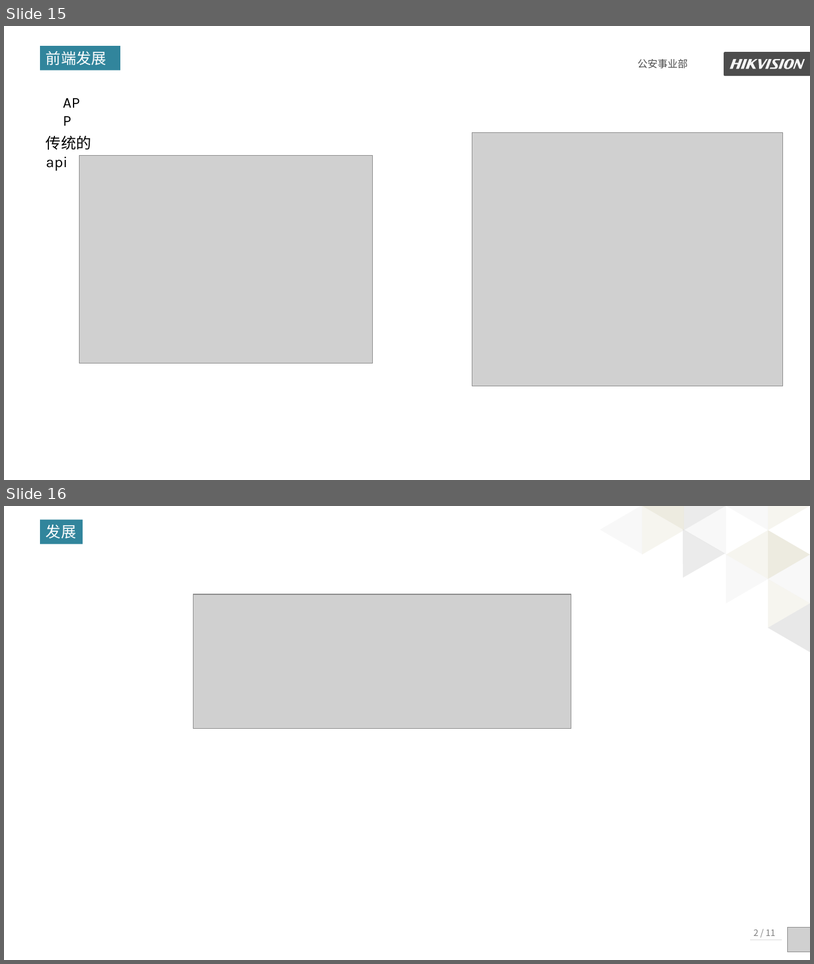
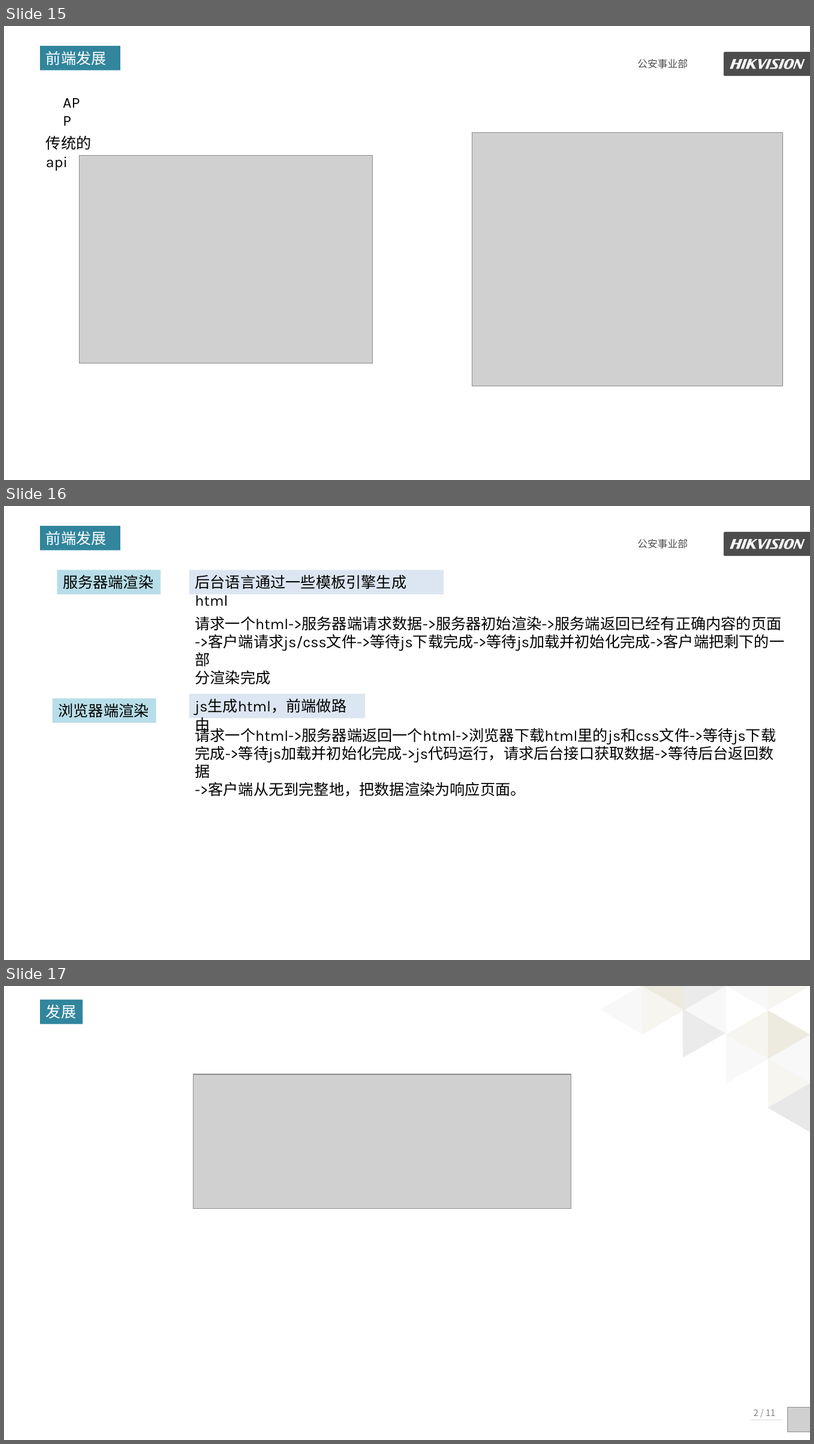
Before and after one commit to kaisajiang/Vue-Classroom, a slide deck: class1/Web前端框架介绍0.pptx. Shown one above the other, each under a label of ours: slides 15 and 16 before the commit, slides 15, 16 and 17 after it. The pictures are 814x964 and 814x1444 pixels, drawn with LibreOffice and Linux fonts; fonts in the diff are those of the drawing; grey boxes stand for pictures. Boxes give left, top, right and bottom in pixels: in the first picture for what was removed or moved away, otherwise in the second. Text is boxed around its words. In the diff, an @@ line names an element or a change of style, - is before the commit and + after.

Commit message:
[MOD]update ppt

```diff
--- a/class1/Web前端框架介绍0.pptx
+++ b/class1/Web前端框架介绍0.pptx
@@ slide 16 added at (x1=4, y1=506, x2=810, y2=960), background #FFFFFF; not listed: 3 template elements that a slide beside it also shows @@
@@ rectangle added at (x1=40, y1=526, x2=121, y2=550), fill #31859C, 18 pt, text #FFFFFF @@
+前端发展
@@ rectangle added at (x1=57, y1=570, x2=161, y2=594), fill #B7DEE8, 18 pt, text #000000 @@
+服务器端渲染
@@ rectangle added at (x1=189, y1=570, x2=444, y2=594), fill #DCE6F2, 18 pt, text #000000 @@
+后台语言通过一些模板引擎生成html
@@ text added at (x1=195, y1=616, x2=785, y2=666), 18 pt, text #000000 @@
+请求一个html->服务器端请求数据->服务器初始渲染->服务端返回已经有正确内容的页面
+->客户端请求js/css文件->等待js下载完成->等待js加载并初始化完成->客户端把剩下的一部
+分渲染完成
@@ rectangle added at (x1=53, y1=699, x2=156, y2=723), fill #B7DEE8, 18 pt, text #000000 @@
+浏览器端渲染
@@ rectangle added at (x1=189, y1=694, x2=365, y2=718), fill #DCE6F2, 18 pt, text #000000 @@
+js生成html，前端做路由
@@ text added at (x1=195, y1=725, x2=776, y2=796), 18 pt, text #000000 @@
+请求一个html->服务器端返回一个html->浏览器下载html里的js和css文件->等待js下载完成->等待js加载并初始化完成->js代码运行，请求后台接口获取数据->等待后台返回数据
+->客户端从无到完整地，把数据渲染为响应页面。
@@ what was slide 16 is now slide 17 @@
```
